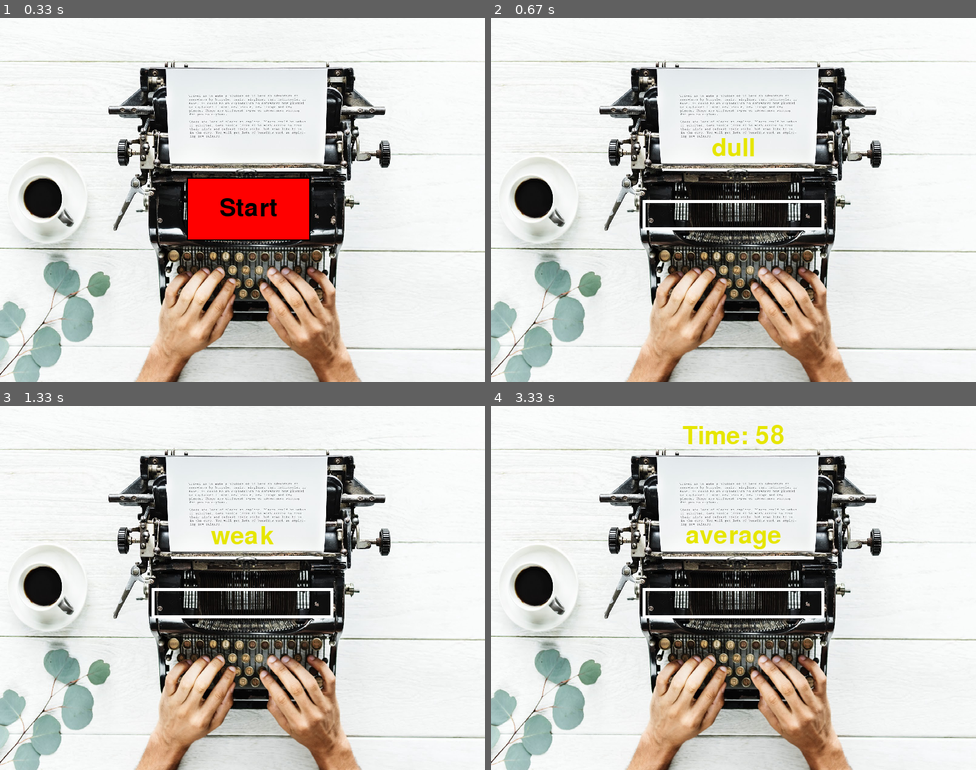
Above: before the commit, frames 1-4 (two rows, left to right).
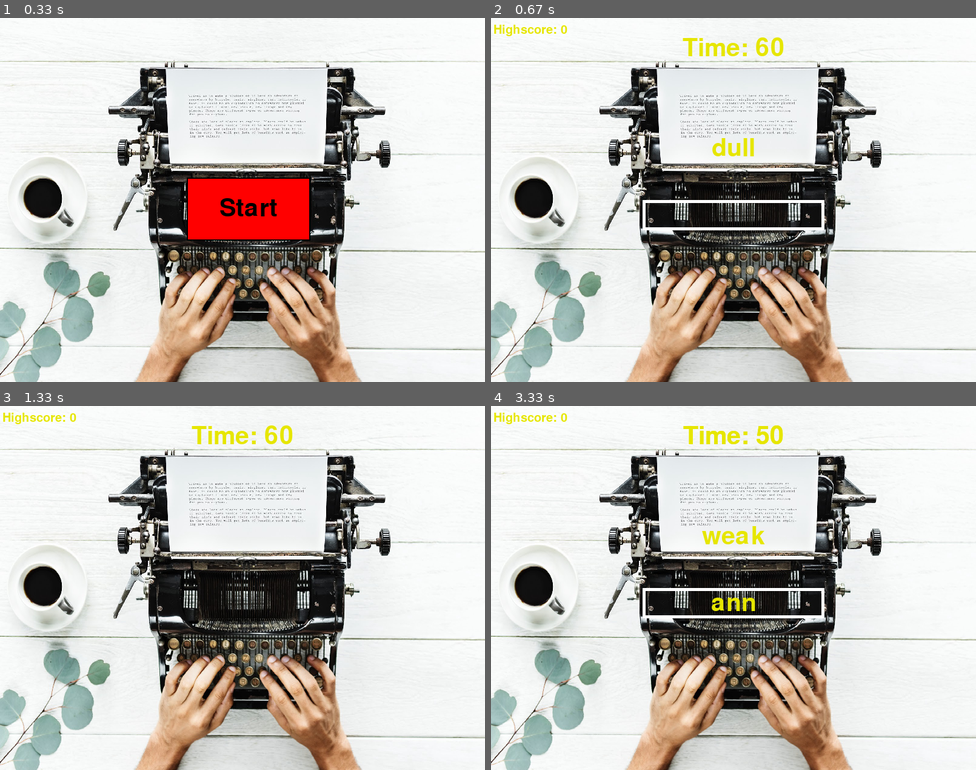
Above: after the commit, the same moments.

Repository: razvanmatisan/Pygame-Typing-Speed-Test
Game: pygame game, started from prototype.py
The game is run twice, just before and just after one commit, with the same random seed, the same clock (stepped at 60 frames per second) and the same inputs.
Inputs (mouse positions are in pixels of both pictures, inside the frame that each line leads up to):
- Up to frame 1 (0.33 s): no input
- Up to frame 2 (0.67 s): click (733, 200) at 0.38 s
- Up to frame 3 (1.33 s): tap Enter at 0.67 s
- Up to frame 4 (3.33 s): click (733, 602) at 2.15 s; tap Enter at 2.65, 3.32 s; type "a" at 2.98 s; type "nn" at 3.08 s

Frame 1 is identical in both runs. In frame 2, 0.7% of the frame differs, in the area x 0-61%, y 1-11%; in frame 3, 1.6%, in the area x 0-69%, y 1-59%; in frame 4, 1.1%.

Commit message:
prototype.py

Diff:
--- a/prototype.py
+++ b/prototype.py
@@ -6,6 +6,9 @@
 WIDTH = 800
 HEIGHT = 600
 RED = (255, 0, 0)
+YELLOW = (230, 230, 0)
+WHITE = (255, 255, 255)
+BLACK = (0, 0, 0)
 
 class button():
     def __init__(self, color, x, y, width, height, text = ''):
@@ -40,6 +43,9 @@
         self.running = True
         self.input_words = []
         self.user_words = []
+        self.high_score = 0
+        self.speed = 0
+        self.accuracy = 0
 
         self.background = pygame.image.load('background.jpeg')
         self.background = pygame.transform.scale(self.background, (WIDTH, HEIGHT))
@@ -57,16 +63,15 @@
         return random_word
 
     def run(self):
-        self.reset_game()
-
         while self.running:
+            self.reset_game()
             self.first_page()
 
     def first_page(self):
         self.window.blit(self.background, (0, 0))
         start_button = button(RED, 310, 265, 200, 100, "Start")
 
-        start_button.draw(self.window, (0, 0, 0))
+        start_button.draw(self.window, BLACK)
         pos = pygame.mouse.get_pos()
 
         events = pygame.event.get()
@@ -78,7 +83,6 @@
             if event.type == pygame.MOUSEBUTTONDOWN:
                 if start_button.isOver(pos):
                     pygame.display.update()
-                    print("DAAAAAA")
                     self.main_page()
         pygame.display.update()
 
@@ -91,68 +95,99 @@
 
         running = True
         enabled = True
+        active = False
         start_game = False
         actual_word = ''
 
         while running:
             pygame.display.update()
             self.window.blit(self.background, (0, 0))
+            self.draw_text(YELLOW, "Time: " + str(int(start)), (400, 50), 60)
+            self.draw_text(YELLOW, "Highscore: " + str(int(self.high_score)), (65, 20), 30)
+
+            pygame.display.update()
+
+            #Se genereaza cate un cuvant la o apasare pe tasta ENTER
             if enabled:
                 random_word = self.random_words()
                 self.input_words.append(random_word)
                 enabled = False
-            self.draw_text((230, 230, 0), random_word, (400, 215))
-
-            pygame.draw.rect(self.window, (255, 255, 255), (250, 300, 300, 50), 5)
-            self.draw_text((230, 230, 0), actual_word, (400, 325))
-
+            self.draw_text(YELLOW, random_word, (400, 215), 60)
+
+            #Desenare cuvant din fisier + chenarul in care trebuie scrise cuvintele
+            pygame.draw.rect(self.window, WHITE, (250, 300, 300, 50), 5)
+            self.draw_text(YELLOW, actual_word, (400, 325), 60)
+
+            #Countdown-ul incepe numai cand se apasa pe dreptunghi
             if start_game:
                 clock = pygame.time.Clock()
-                self.draw_text((230, 230, 0), "Time: " + str(int(start)), (400, 50))
+                self.draw_text((230, 230, 0), "Time: " + str(int(start)), (400, 50), 60)
                 start -= dt
+                #Aici trebuie sa incluzi rezultatele
                 if start <= 0:
-                    print("Caterinca!!!")
-
-                    running = False
-                dt = clock.tick(40) / 1000
+                    start = 0
+                    #self.window.blit(self.background, (0, 0))
+                    self.print_results() # Se afiseaza acuratetea, viteza (High_score-ul se va afisa mereu, tu doar tb sa l actualizezi aici)
+                    try_again_button = button(RED, 400, 475, 300, 100, "Try Again")
+                    try_again_button.draw(self.window, BLACK)
+
+
+                    pygame.display.update()
+
+                    pos = pygame.mouse.get_pos()
+                    for event in pygame.event.get():
+                        if event.type == QUIT:
+                            self.running = False
+                            pygame.quit()
+                            quit()
+                        if event.type == pygame.MOUSEBUTTONDOWN:
+                            if try_again_button.isOver(pos):
+                                running = False
+                dt = clock.tick(30) / 100
 
             pos = pygame.mouse.get_pos()
-
             events = pygame.event.get()
+
             for event in events:
+                #Butonul de inchidere
                 if event.type == pygame.QUIT:
                     running = False
                     pygame.quit()
                     quit()
+                #Apasare de mouse (daca se apasa pe chenar, se afiseaza countdown-ul)
                 if event.type == pygame.MOUSEBUTTONDOWN:
                     if pos[0] > 250 and pos[0] < 250 + 300 and pos[1] > 300 and pos[1] < 300 + 50:
+                        active = True
                         start_game = True
 
+                #Celelalte taste: In momentul in care se apasa pe alte taste,
                 if event.type == pygame.KEYDOWN:
-                    # if self.active and not self.end:
-                    if event.key == pygame.K_RETURN:
-                        enabled = True
-                        self.user_words.append(actual_word)
-                        actual_word = ''
-
-                    elif event.key == pygame.K_BACKSPACE:
-                        actual_word = actual_word[:-1]
-                    else:
-                        try:
-                            actual_word += event.unicode
-                        except:
-                            pass
-
-        pygame.display.update()
-
-    def update(self):
+                    if active:
+                        if event.key == pygame.K_RETURN:
+                            enabled = True
+                            self.user_words.append(actual_word)
+                            actual_word = ''
+
+                        elif event.key == pygame.K_BACKSPACE:
+                            actual_word = actual_word[:-1]
+                        else:
+                            try:
+                                actual_word += event.unicode
+                            except:
+                                pass
+
+        pygame.display.update()
+
+    # Metoda care afiseaza in joc rezultatele
+    # Aici se vor calcula viteza si acuratetea
+    # Am adaugat si o variabila in __init__ numita high_score
+    # (o poti folosi ca numar de cuvinte scrise perfect --> va ramane salvata cat timp se da reset la joc)
+    def print_results(self):
         pass
-        # for gameObject in self.gameObjects:
-        #     gameObject.update()
-
-
-    def draw_text(self, color, message, position):
-        font = pygame.font.SysFont('comicsans', 60)
+
+    # Se afiseaza pe ecran un anumit mesaj
+    def draw_text(self, color, message, position, dim):
+        font = pygame.font.SysFont('comicsans', dim)
         text = font.render(message, 1, color)
         text_rect = text.get_rect(center = position)
         self.window.blit(text, text_rect)
@@ -160,7 +195,10 @@
         pygame.display.update()
 
     def reset_game(self):
-        pass
+        self.input_words = []
+        self.user_words = []
+        self.accuracy = 0
+        self.speed = 0
 
 def main():
     game = Game()
